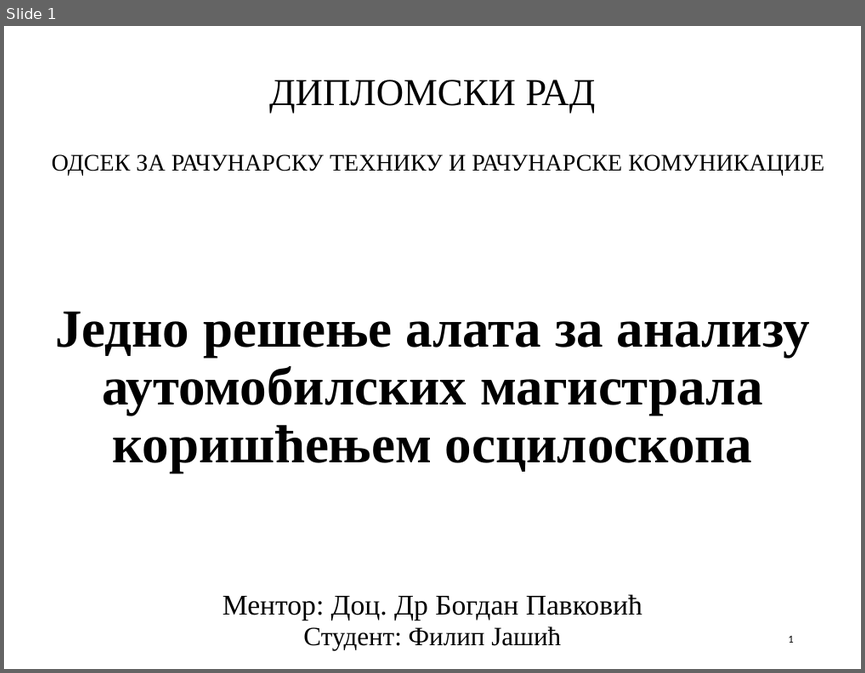
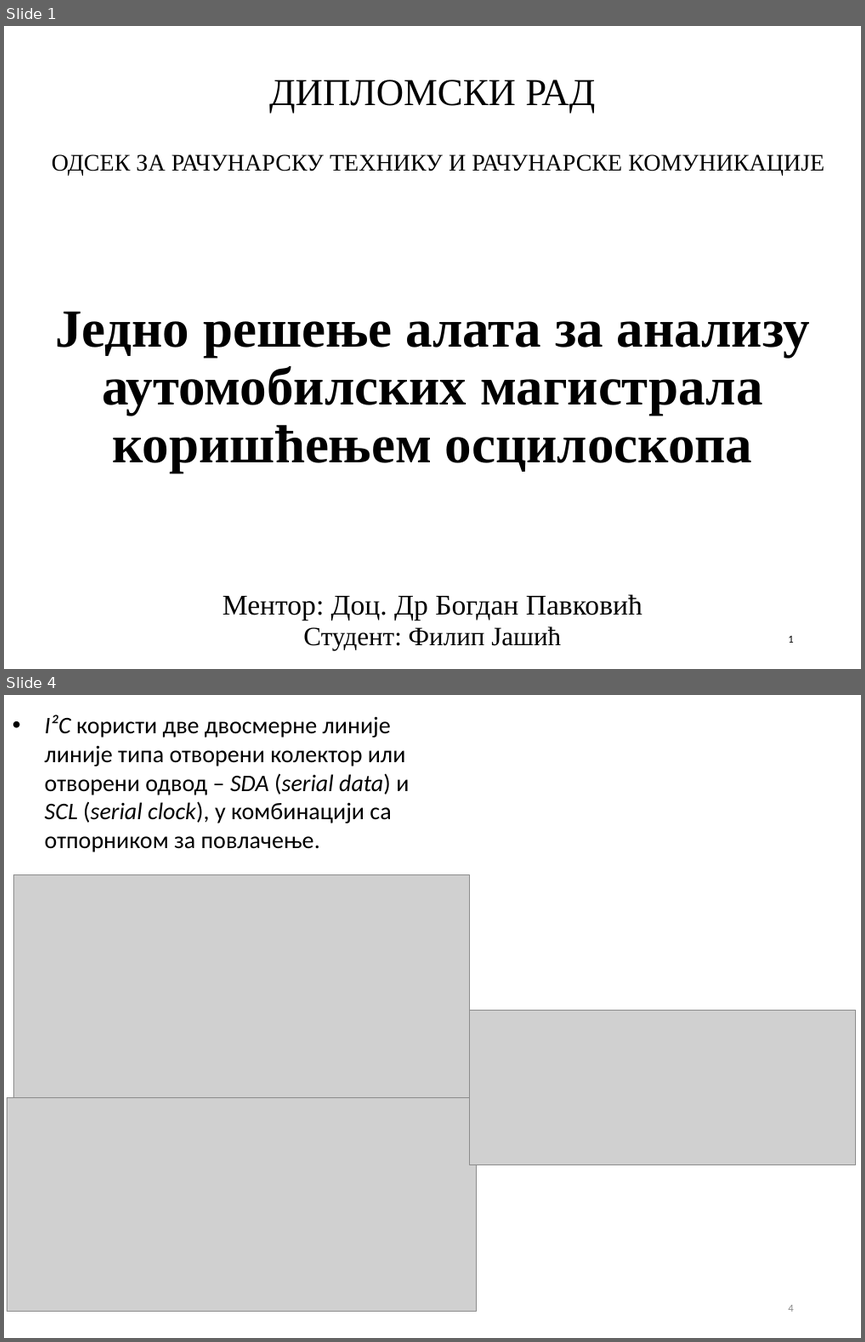
Before and after one commit to fjasic/bsc, a slide deck: documentation/Filip_Jasic_RA46-2014-prezentacija.ppt. Shown one above the other, each under a label of ours: slide 1 before the commit, slides 1 and 4 after it; the slides between them are not shown. The pictures are 865x673 and 865x1342 pixels, drawn with LibreOffice and Linux fonts; fonts in the diff are those of the drawing; grey boxes stand for pictures; background and template pictures are left out. Boxes give left, top, right and bottom in pixels: in the first picture for what was removed or moved away, otherwise in the second. Text is boxed around its words. In the diff, an @@ line names an element or a change of style, - is before the commit and + after.

```diff
--- a/documentation/Filip_Jasic_RA46-2014-prezentacija.ppt
+++ b/documentation/Filip_Jasic_RA46-2014-prezentacija.ppt
@@ slide 4 added at (4,695,861,1338), background #FFFFFF @@
@@ text added at (45,715,409,852), 20 pt, text #000000 @@
+• I²C користи две двосмерне линије линије типа отворени колектор или отворени одвод – SDA (serial data) и SCL (serial clock), у комбинацији са отпорником за повлачење.
@@ picture added at (14,875,469,1098) @@
@@ picture added at (469,1009,856,1164) @@
@@ picture added at (7,1097,476,1310) @@
@@ page number added at (788,1304,793,1311), 9 pt, text #898989 @@
+4
```
Also in this commit, not shown: 3 other slides added, 4 slides removed, 13 other files.
